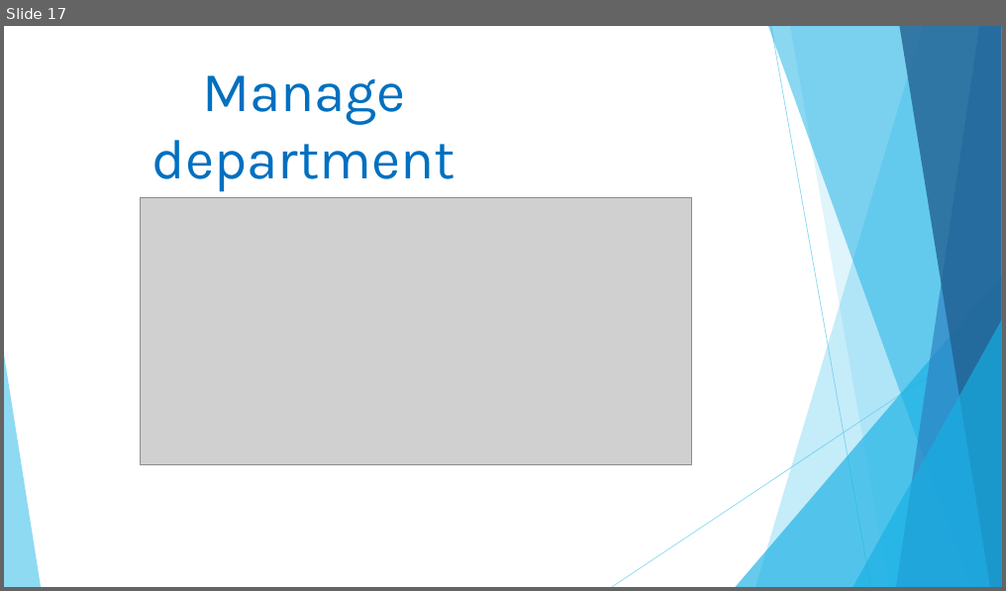
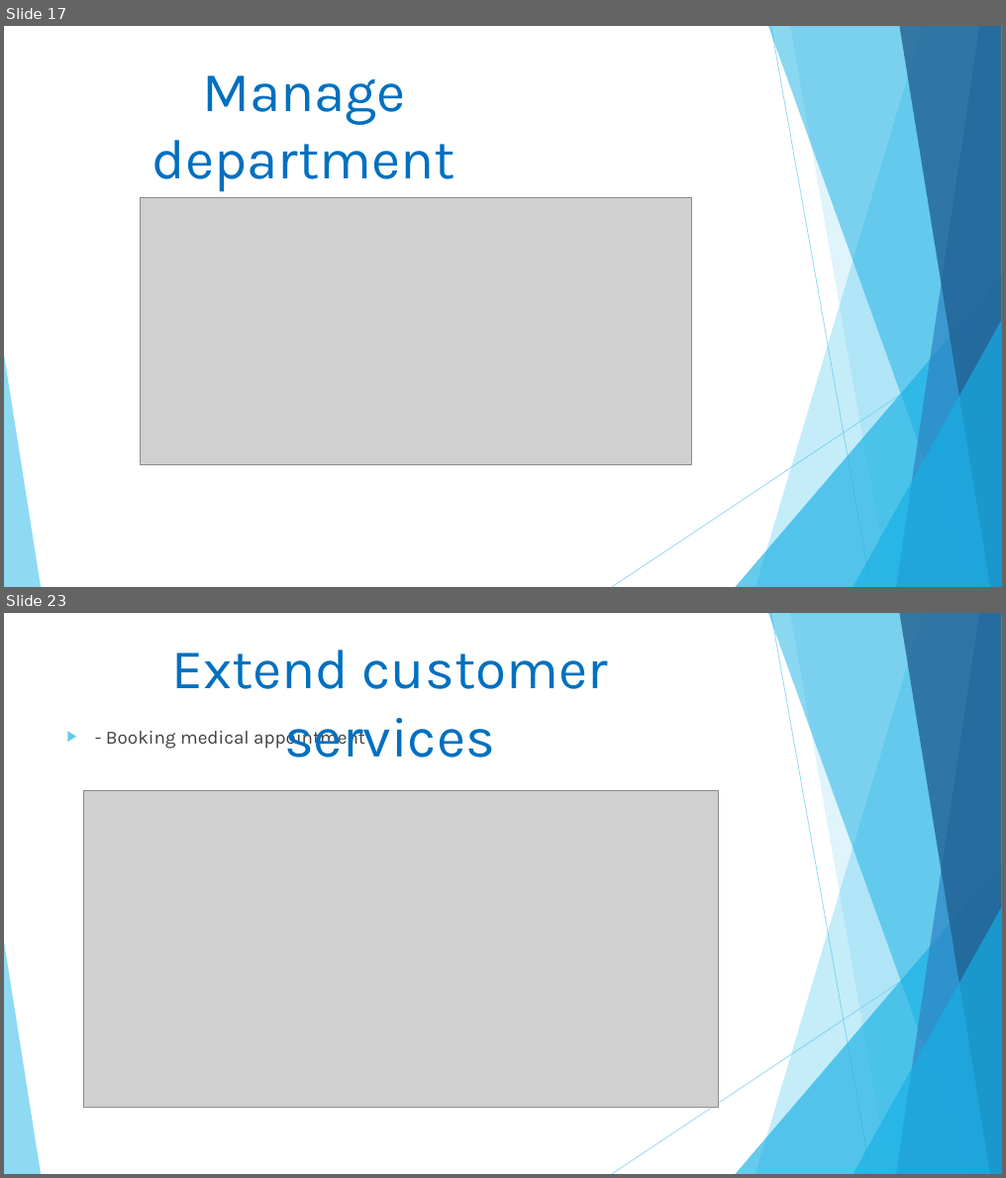
Before and after one commit to linhmimoza/Hospital_PortalExtra, a slide deck: Hospital.pptx. Shown one above the other, each under a label of ours: slide 17 before the commit, slides 17 and 23 after it; the slides between them are not shown. The pictures are 1006x591 and 1006x1178 pixels, drawn with LibreOffice and Linux fonts; fonts in the diff are those of the drawing; grey boxes stand for pictures. Boxes give left, top, right and bottom in pixels: in the first picture for what was removed or moved away, otherwise in the second. Text is boxed around its words. In the diff, an @@ line names an element or a change of style, - is before the commit and + after.

```diff
--- a/Hospital.pptx
+++ b/Hospital.pptx
@@ slide 23 added at [4, 613, 1002, 1174], background #FFFFFF; not listed: 10 template elements that a slide beside it also shows @@
@@ text added at [171, 650, 608, 758], 54 pt, text #0070C0 @@
+Extend customer services
@@ text added at [106, 729, 365, 750], 18 pt, text #404040 @@
+▶ - Booking medical appointment
@@ picture added at [84, 790, 718, 1108] @@
```
Also in this commit, not shown: 6 other slides added, 1 slide removed, 15 other files.
